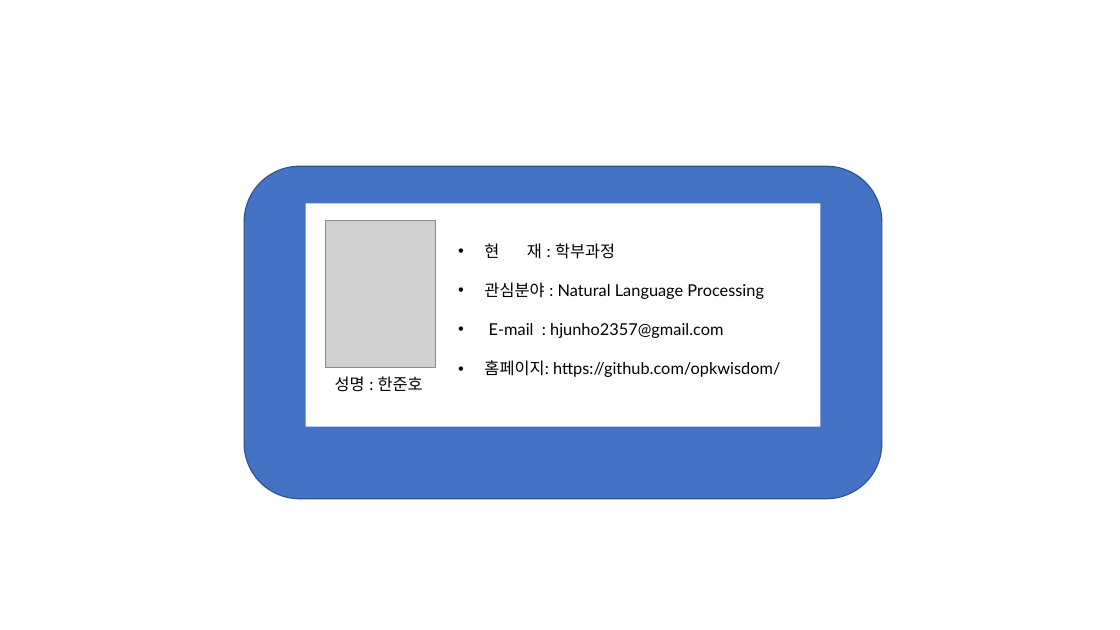
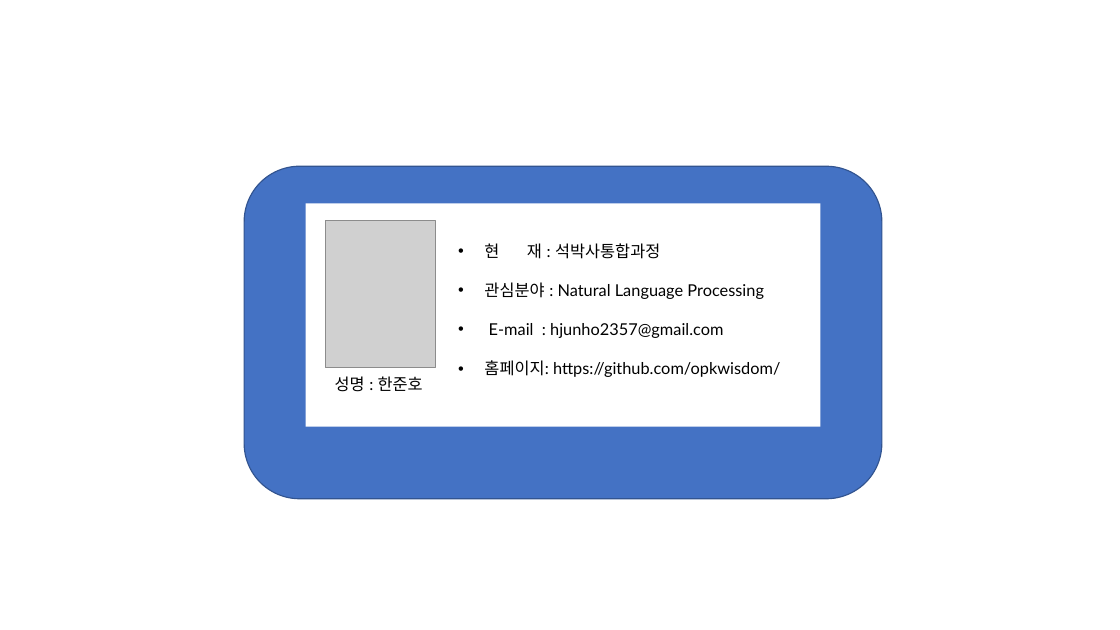
Before and after one commit to NLPlab-skku/NLPlab-skku.github.io, a slide deck: slide 1 of assets/members/member_hjh.pptx. Drawn at 1120x630 pixels with LibreOffice and Linux fonts; fonts in the diff are those of the drawing; grey boxes stand for pictures. Boxes give left, top, right and bottom in pixels: in the first picture for what was removed or moved away, otherwise in the second. Text is boxed around its words. In the diff, an @@ line names an element or a change of style, - is before the commit and + after.

```diff
--- a/assets/members/member_hjh.pptx
+++ b/assets/members/member_hjh.pptx
@@ text at [484,243,660,259]: text changed @@
-• 현 재 : 학부과정
+• 현 재 : 석박사통합과정
```
Also in this commit, not shown: 8 other files.
